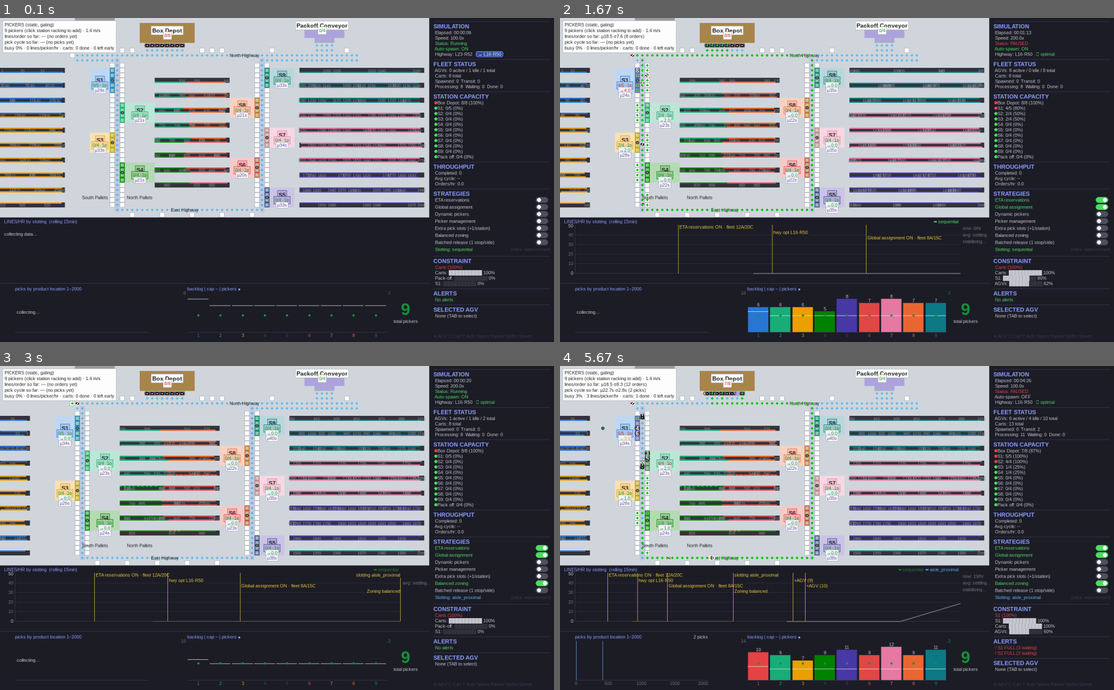
Above: before the commit, frames 1-4 (two rows, left to right).
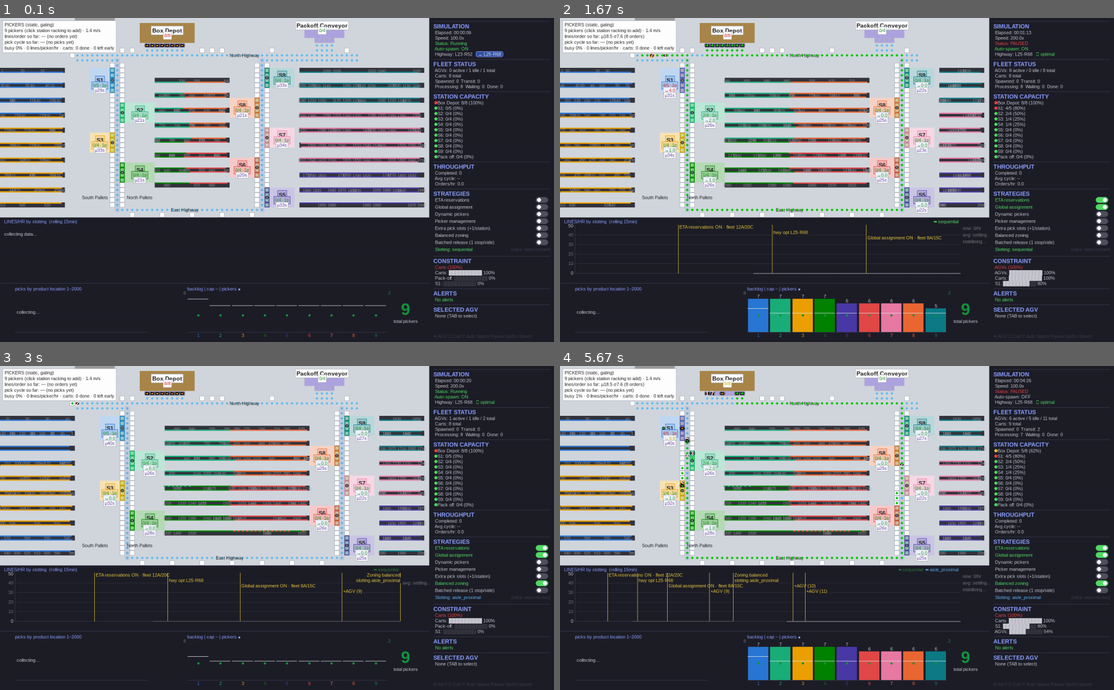
Above: after the commit, the same moments.

Repository: gompcc/WarehouseRepSim
Game: pygame game, started from agv_simulation/__main__.py
Two runs of this game, one before a commit and one after it. Both use one fixed random seed, a clock stepped at 60 frames per second and the inputs below.
Inputs (mouse positions are in pixels of both pictures, inside the frame that each line leads up to):
- Up to frame 1 (0.1 s): no input
- Up to frame 2 (1.67 s): click "ETA reservations" at 0.38 s; click (1047, 53) at 0.72 s, where only the run after the commit has a clickable "→ L25·R68"; click "Global assignment" at 1.05 s; hold Up from 1.33 s (still down); tap Space at 1.4 s
- Up to frame 3 (3 s): tap Space at 1.7, 1.9, 2.9 s; release Up at 1.8 s; hold Down 1.83-2.13 s; click "Balanced zoning" at 2.22 s; click "Slotting: sequential" at 2.55 s; hold Up from 2.83 s (still down); tap T at 2.98 s
- Up to frame 4 (5.67 s): release Up at 3.2 s; hold Down 3.23-3.6 s; tap Space at 3.3, 3.7, 4.03, 4.37, 4.77, 5.17, 5.5 s; hold Up 3.63-3.93 s; hold Down 3.97-4.27 s; tap T at 4.12, 5.25 s; hold Up 4.3-4.67 s; hold Down 4.7-5.07 s; hold Up 5.1-5.4 s; hold Down from 5.43 s (still down)

The runs differ from the first frame. In frame 1, less than 0.1% of the frame differs, in the area x 87-91%, y 10-12%; in frame 2, 16%; in frame 3, 15%; in frame 4, 17%, in the area x 0-100%, y 4-99%.

Commit message:
Pillar re-sweep under the winning stack: OPTIMAL_HIGHWAY -> (25, 68)
70-layout screen (1h seed 42) + top-5 confirm (2h x seeds 41/42/43),
all under flat demand + picker mgmt + extra slots + batched release:

  L25/R68  61.8 o/hr mean (61.5-62.5)   ~1390 picks/hr
  L28/R65  61.7        (56.0-65.0)
  L28/R62  61.3        (60.0-64.0)
  default (23,52) reference: 55.8 (A/B confirm) / 48.0 screen

Wide span wins under batching (grows the 4-station central bank); the
old (16,50) optimum was bare-baseline under popularity demand and is
retired. Panel button label derives from the constant. CLAUDE.md
documents the batch_release kwarg + winning stack numbers.

Co-Authored-By: Claude Fable 5 <noreply@anthropic.com>

Diff:
--- a/agv_simulation/layout.py
+++ b/agv_simulation/layout.py
@@ -35,10 +35,14 @@
 MIN_PILLAR_GAP = 17
 
 # Throughput-optimal pillar columns from experiments/run_highway_sweep.py
-# (2026-07-15: 70-layout screen + 2h x 3-seed confirm — 26.8 orders/hr vs
-# 11.0 at the classic (23, 52) with the 10 AGV / 25 cart fleet). The GUI's
-# panel button jumps straight here.
-OPTIMAL_HIGHWAY: tuple[int, int] = (16, 50)
+# (re-swept 2026-07-29 under the winning policy stack — flat demand +
+# picker mgmt + extra slots + batched release: 70-layout screen + 2h x
+# 3-seed confirm, 61.8 orders/hr mean vs 55.8 at the classic (23, 52),
+# 10 AGV / 25 cart fleet). Wide span wins under batching: it grows the
+# 4-station central bank. The old (16, 50) optimum was bare-baseline
+# under popularity demand — layout optima are CONDITIONAL on policy.
+# The GUI's panel button jumps straight here.
+OPTIMAL_HIGHWAY: tuple[int, int] = (25, 68)
 
 # Racking run rows per bank (fixed; only column spans move with the pillars)
 WEST_RUN_ROWS = (10, 13, 16, 19, 22, 25, 28, 31, 34, 37)
Not shown, changed: claude.md
Not shown, changed: results/highway_sweep.md
